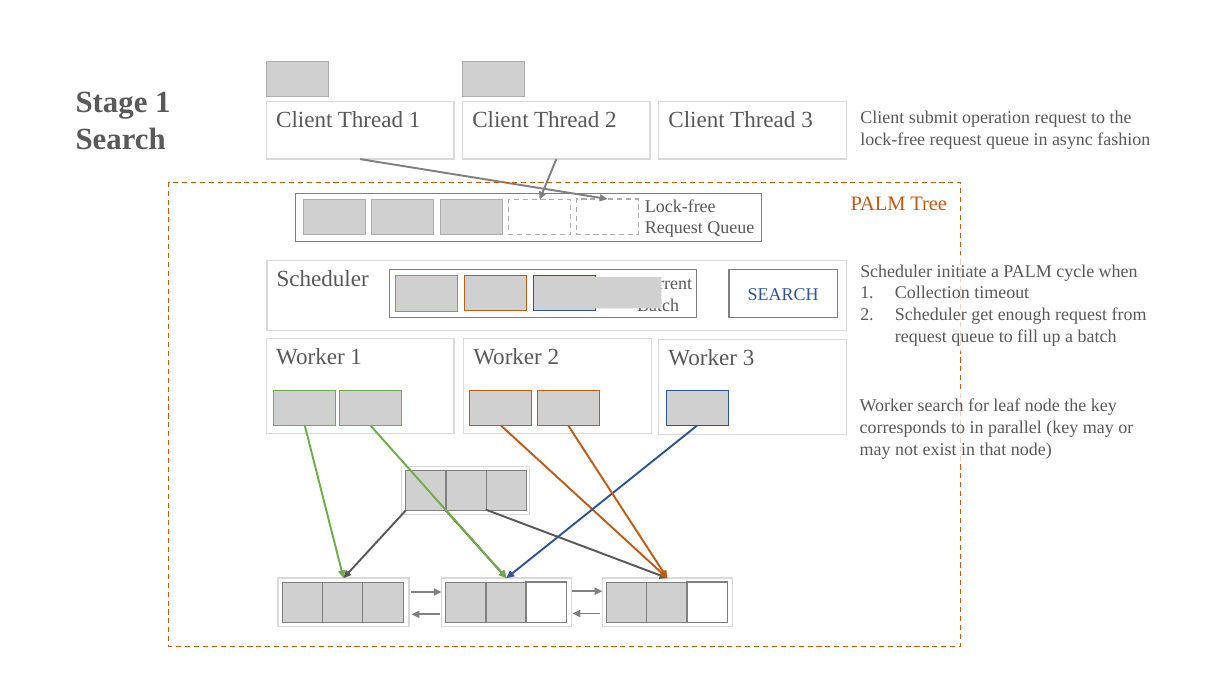
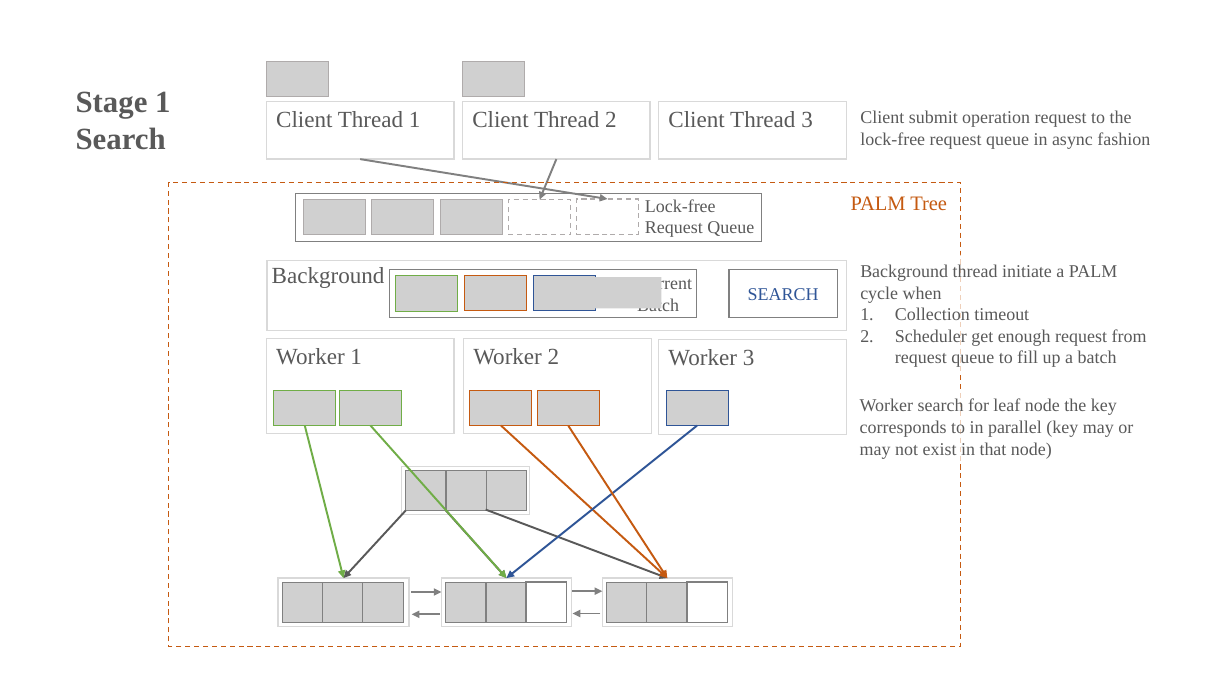
Before and after one commit to MarkChenYutian/B-plus-Forest, a slide deck: slide 5 of report/Figures.pptx. Drawn at 1232x693 pixels with LibreOffice and Linux fonts; fonts in the diff are those of the drawing; grey boxes stand for pictures. Boxes give left, top, right and bottom in pixels: in the first picture for what was removed or moved away, otherwise in the second. Text is boxed around its words. In the diff, an @@ line names an element or a change of style, - is before the commit and + after.

```diff
--- a/report/Figures.pptx
+++ b/report/Figures.pptx
@@ text added at <box>272,267,385,288</box>, 18 pt, text #595959 @@
+Background
@@ text at <box>860,263,1117,303</box>: text changed @@
-Scheduler initiate a PALM cycle when
+Background thread initiate a PALM cycle when
@@ text removed at <box>277,270,369,286</box> @@
-Scheduler
```
Also in this commit, not shown: 4 other slides changed, 1 slide added, 11 other files.
